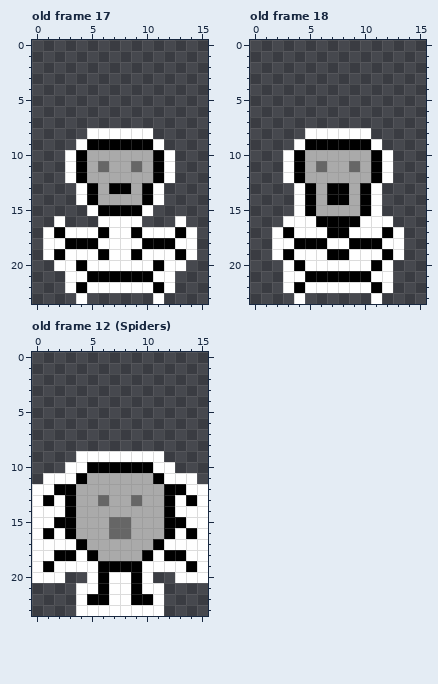
Pixel-art file: assets/towers.aseprite. Above: the version before the commit.
16x24 pixels, 22 frames. Shown: old frame 17, old frame 18, old frame 12 (Spiders). The commit also changed other frames, which this record leaves out.
New version:
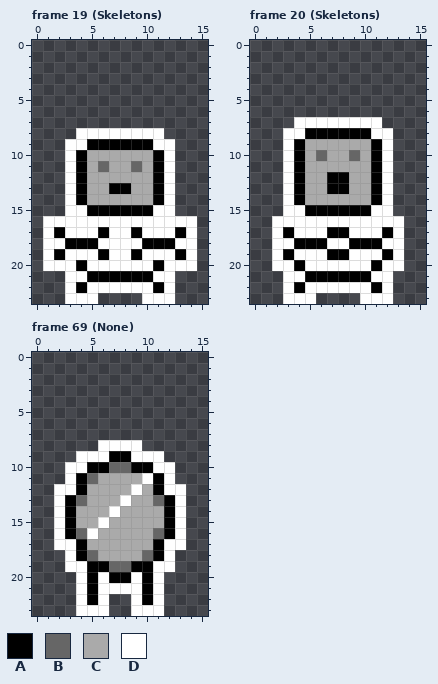
Palette (. is transparent): A #000000  B #666666  C #aaaaaa  D #ffffff
A new or re-ordered frame is compared with the old frame closest to it.
Diff:
frames 22 -> 69
--- frame 19 (Skeletons) is new; against old frame 17
@@ x 0..15 @@
  7 ................
- 8 .....DDDDDD.....
- 9 ....DAAAAAAD....
+ 8 ....DDDDDDDD....
+ 9 ...DDAAAAAADD...
 10 ...DACCCCCCAD...
@@ x 0..15 @@
 12 ...DACCCCCCAD...
-13 ....DACAACAD....
-14 ....DACCCCAD....
-15 .....DAAAAD.....
-16 ..D...DDDD...D..
+13 ...DACCAACCAD...
+14 ...DACCCCCCAD...
+15 ...DDAAAAAADD...
+16 .DDDDDDDDDDDDDD.
 17 .DADDDADDADDDAD.
@@ x 0..15 @@
 19 .DADDDADDADDDAD.
-20 ..DDADDDDDDADD..
+20 .DDDADDDDDDADDD.
 21 ...DDAAAAAADD...
 22 ...DADDDDDDAD...
-23 ....D......D....
+23 ...DDD....DDD...
--- frame 20 (Skeletons) is new; against old frame 18
@@ x 0..15 @@
  6 ................
- 7 ................
- 8 .....DDDDDD.....
- 9 ....DAAAAAAD....
-10 ...DACCCCCCAD...
-11 ...DACBCCBCAD...
-12 ...DACCCCCCAD...
-13 ....DACAACAD....
-14 ....DACAACAD....
-15 ....DACCCCAD....
-16 ...DDDAAAADDD...
+ 7 ....DDDDDDDD....
+ 8 ...DDAAAAAADD...
+ 9 ...DACCCCCCAD...
+10 ...DACBCCBCAD...
+11 ...DACCCCCCAD...
+12 ...DACCAACCAD...
+13 ...DACCAACCAD...
+14 ...DACCCCCCAD...
+15 ...DDAAAAAADD...
+16 ..DDDDDDDDDDDD..
 17 ..DADDDAADDDAD..
@@ x 0..15 @@
 19 ..DADDDAADDDAD..
-20 ...DADDDDDDAD...
+20 ..DDADDDDDDADD..
 21 ...DDAAAAAADD...
 22 ...DADDDDDDAD...
-23 ....D......D....
+23 ...DDD....DDD...
--- frame 69 (None) is new; against old frame 12 (Spiders)
@@ x 0..15 @@
  7 ................
- 8 ................
- 9 ....DDDDDDDD....
-10 ...DDAAAAAADD...
-11 .DDDACCCCCCADDD.
-12 DDAACCCCCCCCAADD
-13 DADACCBCCBCCADAD
-14 DDDACCCCCCCCADDD
-15 DDAACCCBBCCCAADD
-16 DADACCCBBCCCADAD
-17 DDDDACCCCCCADDDD
-18 DDAADACCCCADAADD
-19 DADDDDAAAADDDDAD
-20 DDD..DADDAD..DDD
-21 ....DDADDADD....
-22 ....DAADDAAD....
-23 ....DDDDDDDD....
+ 8 ......DDDD......
+ 9 ....DDDAADDD....
+10 ...DDAABBAADD...
+11 ...DABCCCCDAD...
+12 ..DDACCCCDCADD..
+13 ..DABCCCDCCBAD..
+14 ..DACCCDCCCCAD..
+15 ..DACCDCCCCCAD..
+16 ..DABDCCCCCBAD..
+17 ..DDACCCCCCADD..
+18 ...DABCCCCBAD...
+19 ...DDAABBAADD...
+20 ....DADAADAD....
+21 ....DADDDDAD....
+22 ....DAD..DAD....
+23 ....DDD..DDD....
Changed places in both pictures, as pixel boxes (x1, y1, x2, y2):
changed: (43, 128, 98, 304)
changed: (142, 128, 197, 304)
changed: (272, 117, 404, 304)
changed: (32, 440, 208, 616)
